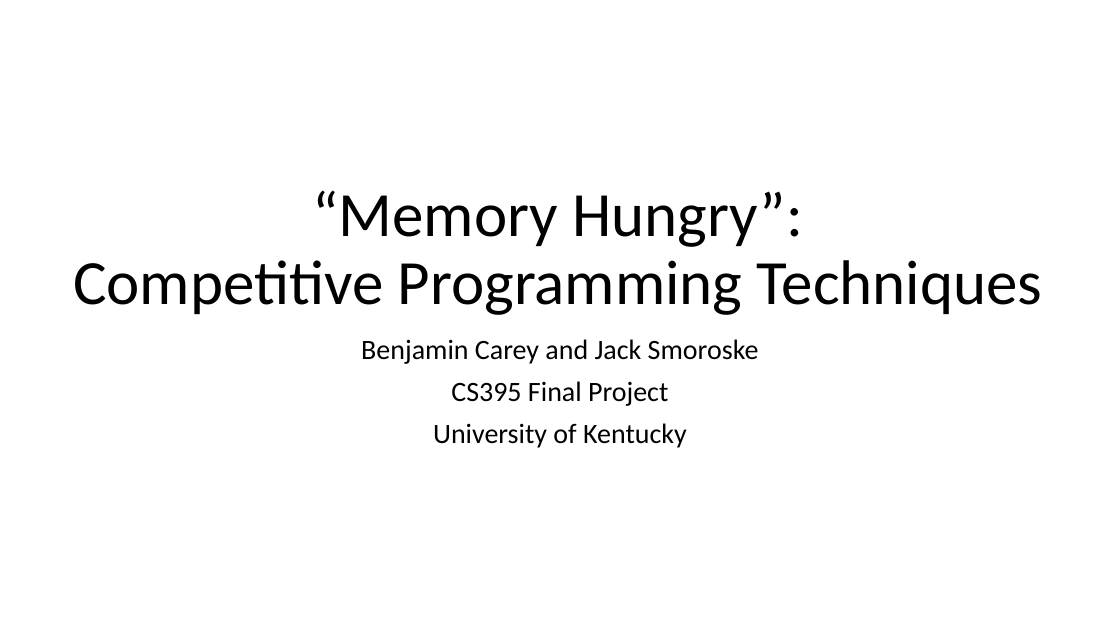
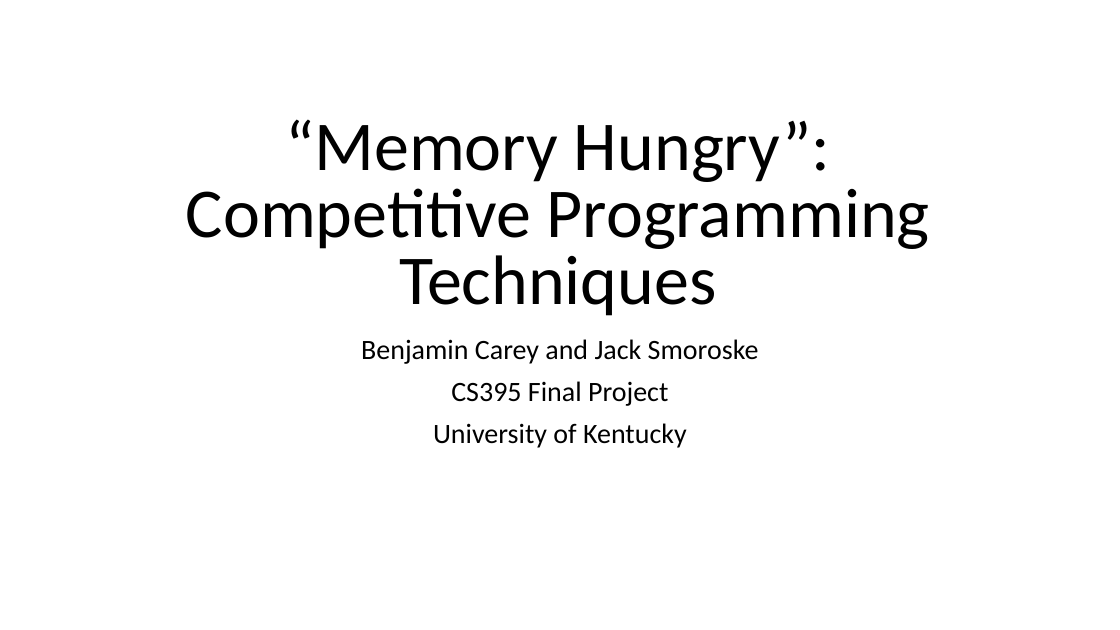
Before and after one commit to HilbertCurve/cs395-final-project, a slide deck: slide 1 of presentation.pptx. Drawn at 1120x630 pixels with LibreOffice and Linux fonts; fonts in the diff are those of the drawing. Boxes give left, top, right and bottom in pixels: in the first picture for what was removed or moved away, otherwise in the second. Text is boxed around its words. In the diff, an @@ line names an element or a change of style, - is before the commit and + after.

```diff
--- a/presentation.pptx
+++ b/presentation.pptx
@@ title "“Memory Hungry”: Competitive Programming Techniques" at <box>186,119,930,316</box>: size 54 to 60 pt; line spacing 0.9 to 0.8 @@
```
Also in this commit, not shown: 5 other slides changed, 12 slides added, 2 slides removed, 3 other files.
